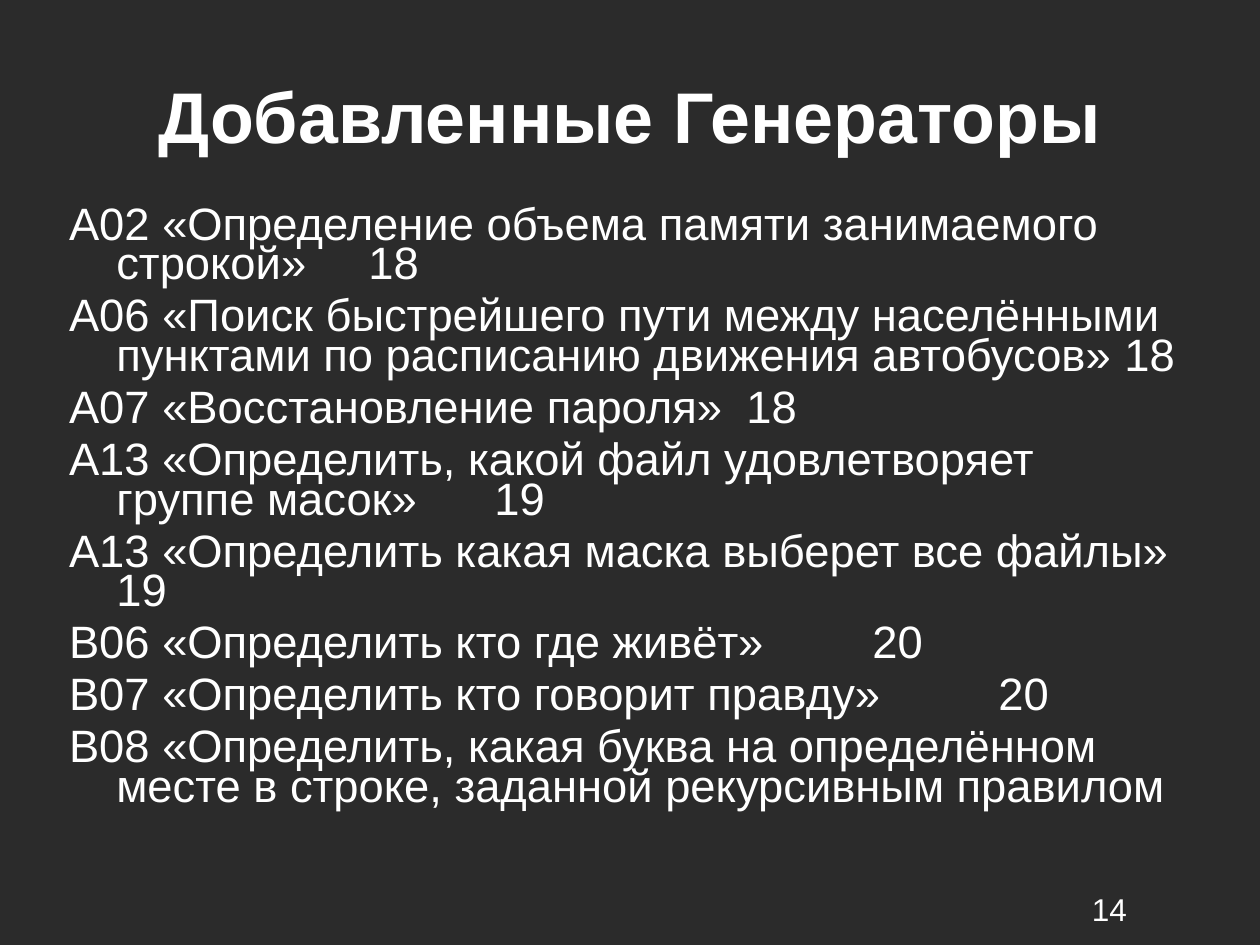
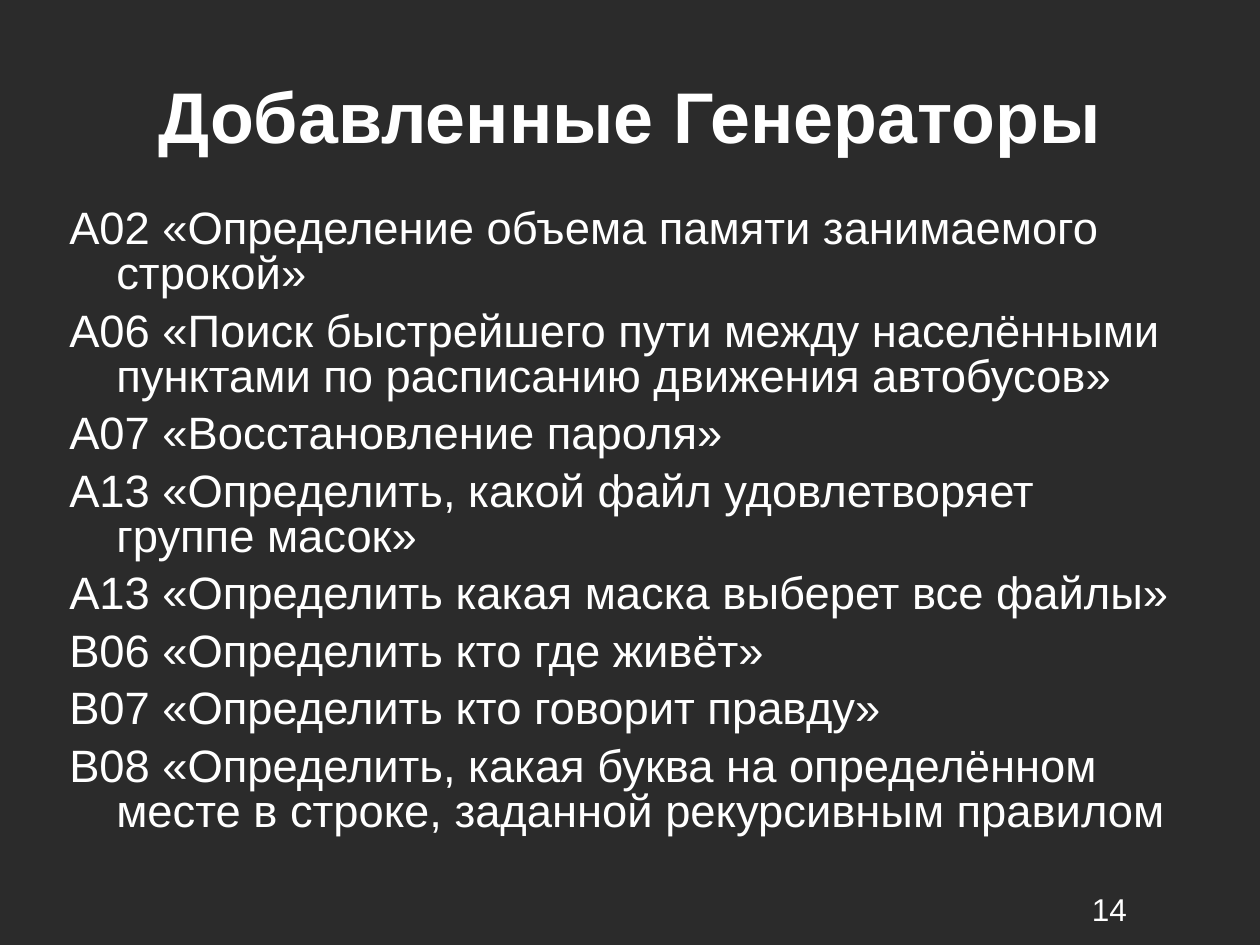
Before and after one commit to kevroletin/Coursework, a slide deck: slide 14 of 236_Кевролетин_отчёт.ppt. Drawn at 1260x945 pixels with LibreOffice and Linux fonts; fonts in the diff are those of the drawing; background and template pictures are left out; a plain dark background stands for a picture behind light text. Boxes give left, top, right and bottom in pixels: in the first picture for what was removed or moved away, otherwise in the second. Text is boxed around its words. In the diff, an @@ line names an element or a change of style, - is before the commit and + after.

```diff
--- a/236_Кевролетин_отчёт.ppt
+++ b/236_Кевролетин_отчёт.ppt
@@ text at <box>69,211,1168,734</box>: text changed @@
-A02 «Определение объема памяти занимаемого строкой» 18
-A06 «Поиск быстрейшего пути между населёнными пунктами по расписанию движения автобусов» 18
-A07 «Восстановление пароля» 18
-A13 «Определить, какой файл удовлетворяет группе масок» 19
-A13 «Определить какая маска выберет все файлы» 19
-B06 «Определить кто где живёт» 20
-B07 «Определить кто говорит правду» 20
+A02 «Определение объема памяти занимаемого строкой»
+A06 «Поиск быстрейшего пути между населёнными пунктами по расписанию движения автобусов»
+A07 «Восстановление пароля»
+A13 «Определить, какой файл удовлетворяет группе масок»
+A13 «Определить какая маска выберет все файлы»
+B06 «Определить кто где живёт»
+B07 «Определить кто говорит правду»
@@ text at <box>69,749,1165,836</box>: indent changed; line spacing 0.73 to 0.83 @@
```
Also in this commit, not shown: 10 other slides changed, 13 slides added, 2 slides removed.
